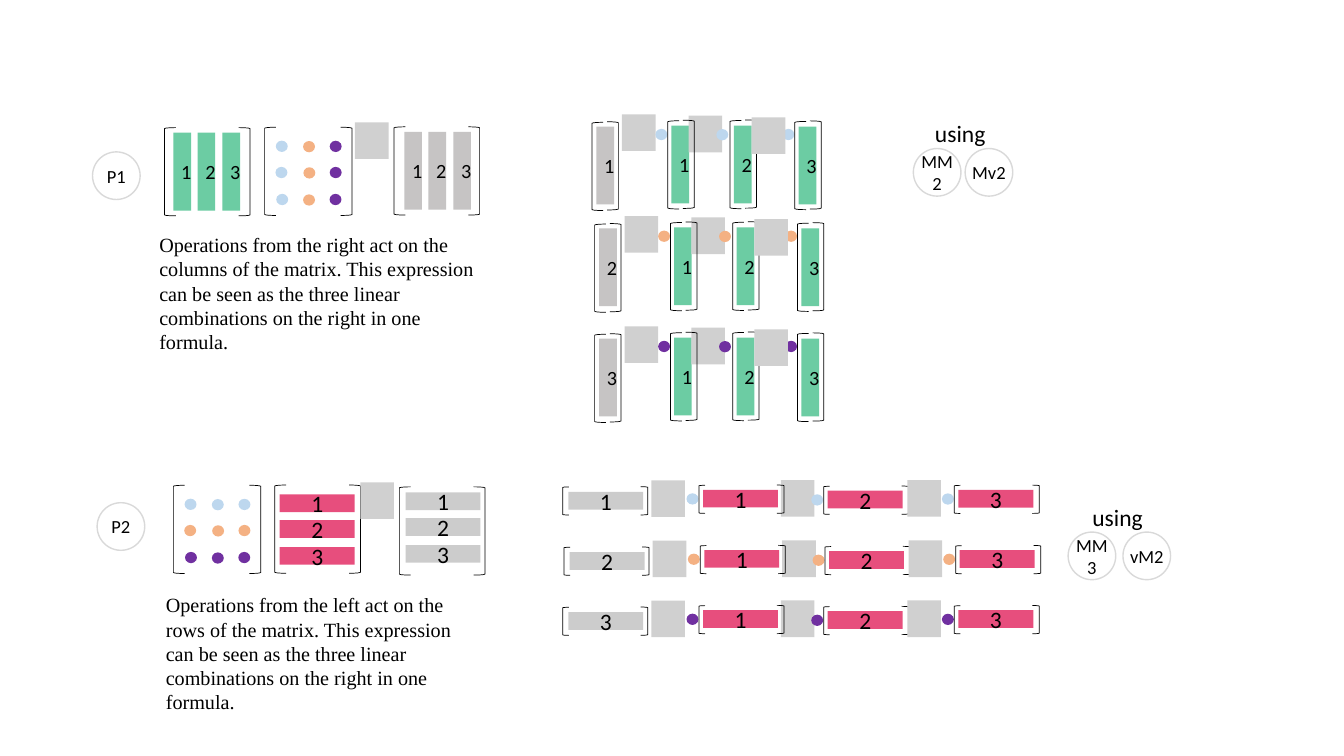
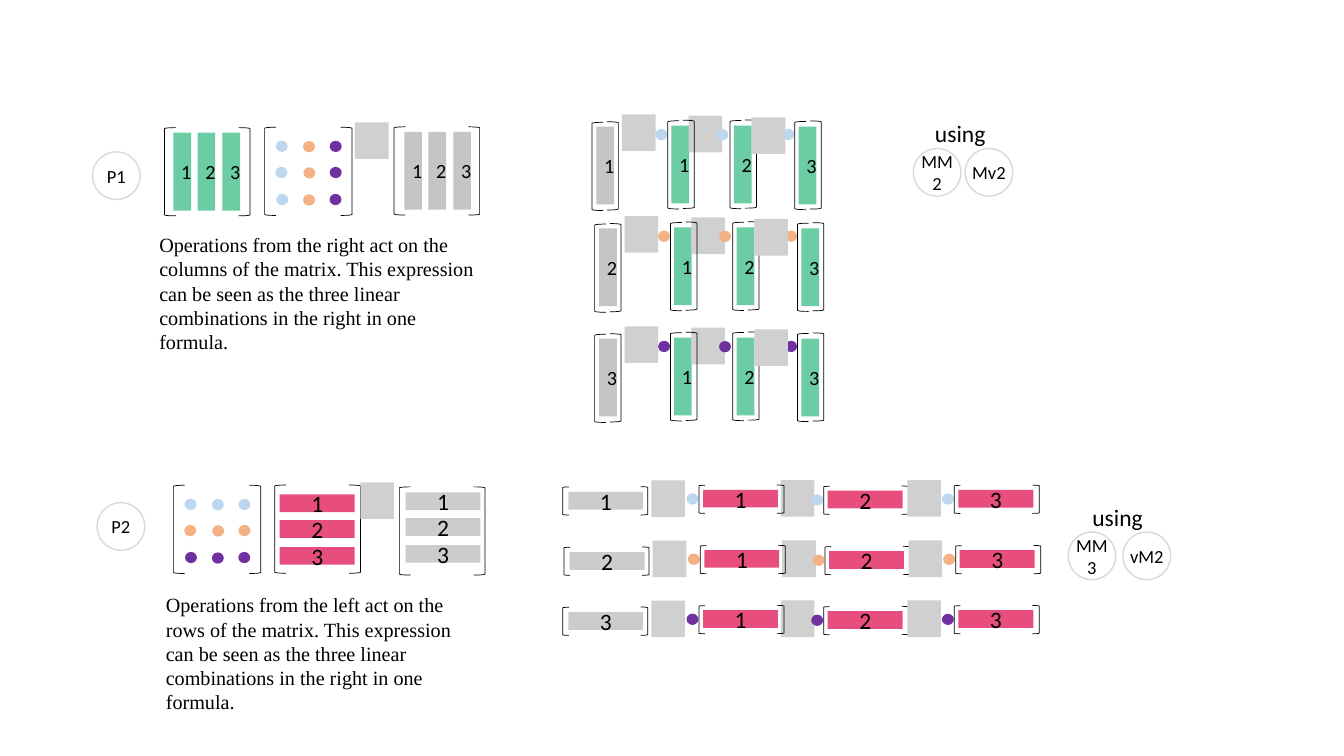
Before and after one commit to kenjihiranabe/The-Art-of-Linear-Algebra, a slide deck: slide 18 of Illustrations.pptx. Drawn at 1344x756 pixels with LibreOffice and Linux fonts; fonts in the diff are those of the drawing; grey boxes stand for pictures. Boxes give left, top, right and bottom in pixels: in the first picture for what was removed or moved away, otherwise in the second. Text is boxed around its words. In the diff, an @@ line names an element or a change of style, - is before the commit and + after.

```diff
--- a/Illustrations.pptx
+++ b/Illustrations.pptx
@@ text at [159,238,473,350]: text changed @@
-Operations from the right act on the columns of the matrix. This expression can be seen as the three linear combinations on the right in one formula.
+Operations from the right act on the columns of the matrix. This expression can be seen as the three linear combinations in the right in one formula.
@@ text at [166,598,451,710]: text changed @@
-Operations from the left act on the rows of the matrix. This expression can be seen as the three linear combinations on the right in one formula.
+Operations from the left act on the rows of the matrix. This expression can be seen as the three linear combinations in the right in one formula.
```
Also in this commit, not shown: 3 other slides changed, 1 other file.
